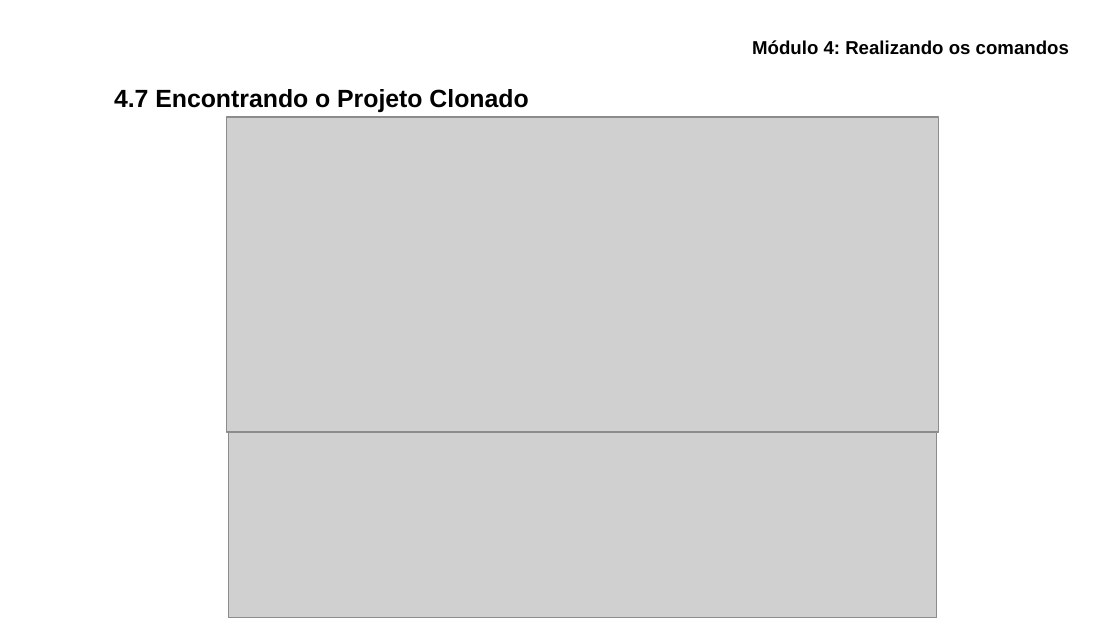
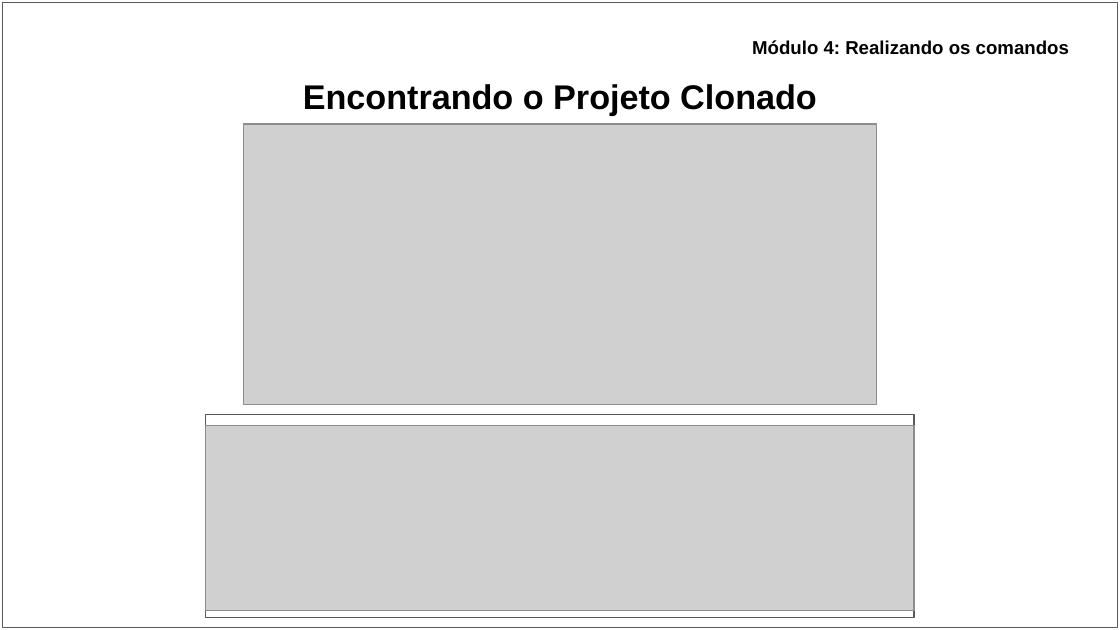
Before and after one commit to ryancunha13/Curso-Git-04, a slide deck: slide 18 of Materiais didáticos/Apresentação - Curso de Git_GitHub.pptx. Drawn at 1120x630 pixels with LibreOffice and Linux fonts; fonts in the diff are those of the drawing; grey boxes stand for pictures. Boxes give left, top, right and bottom in pixels: in the first picture for what was removed or moved away, otherwise in the second. Text is boxed around its words. In the diff, an @@ line names an element or a change of style, - is before the commit and + after.

```diff
--- a/Materiais didáticos/Apresentação - Curso de Git_GitHub.pptx
+++ b/Materiais didáticos/Apresentação - Curso de Git_GitHub.pptx
@@ rectangle added at bbox=[2, 2, 1118, 627], fill #FFFFFF, outline #595959 0.75 pt @@
@@ title at bbox=[303, 84, 817, 116]: text changed; size 16 to 22 pt @@
-4.7 Encontrando o Projeto Clonado
+Encontrando o Projeto Clonado
@@ picture: place and size @@
-picture at bbox=[227, 118, 939, 432]
+picture at bbox=[243, 124, 876, 404]
@@ rectangle added at bbox=[206, 414, 914, 618], fill #FFFFFF, outline #595959 0.75 pt @@
@@ picture: place and size @@
-picture at bbox=[228, 432, 936, 618]
+picture at bbox=[206, 426, 914, 612]
```
Also in this commit, not shown: 38 other slides changed, 9 slides added, 3 other files.
